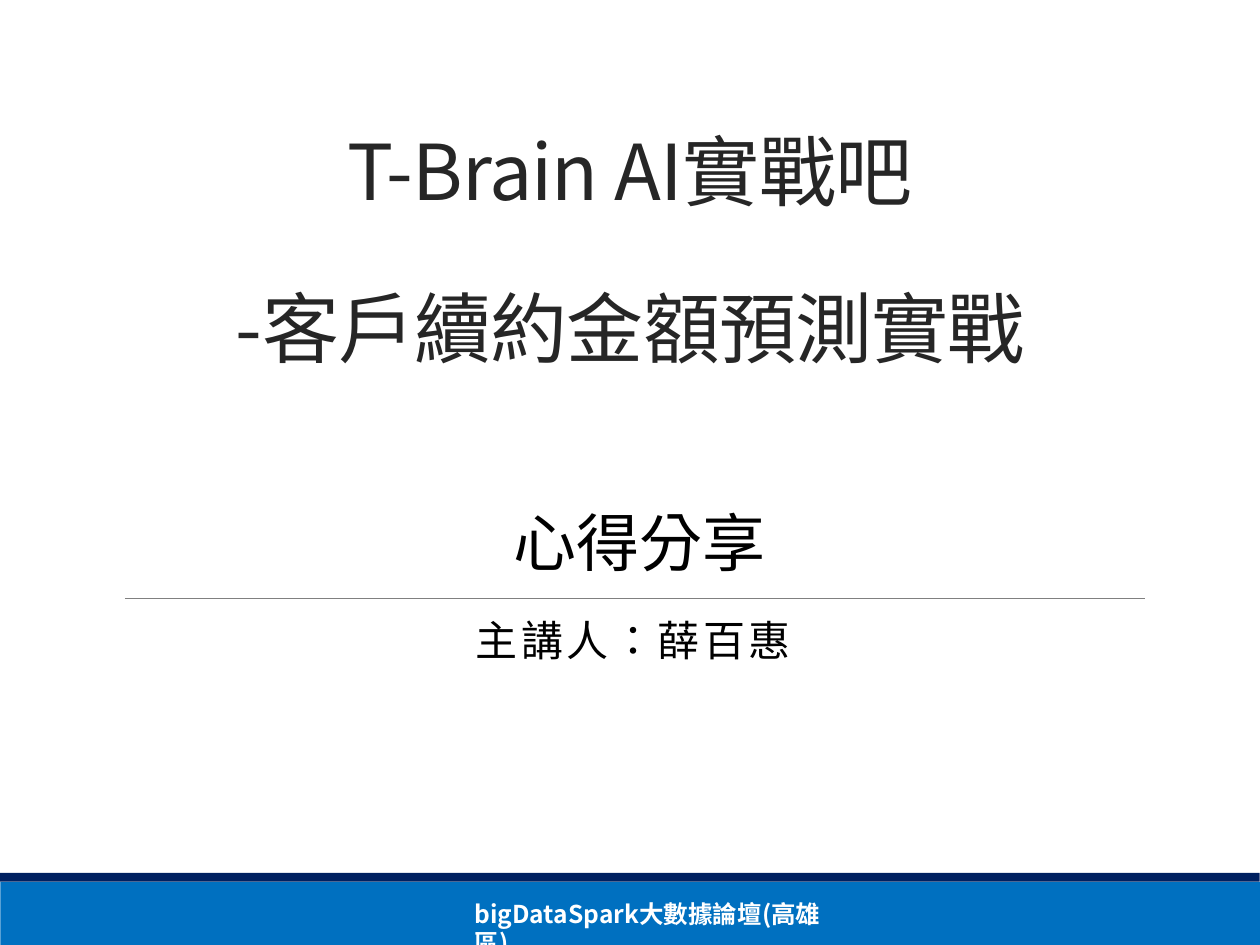
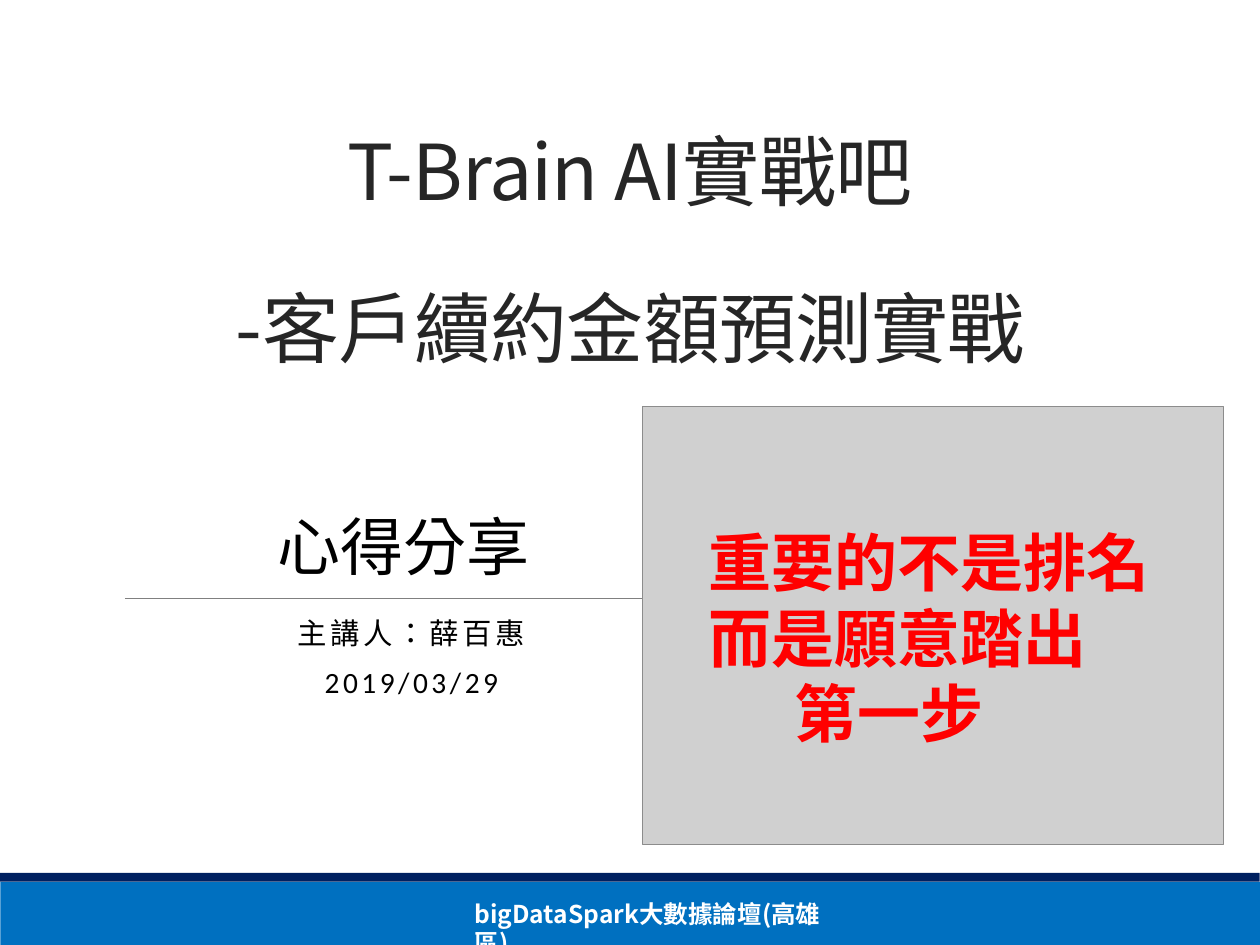
Before and after one commit to paihui/python, a slide deck: slide 1 of T-brain心得分享_20190329.pptx. Drawn at 1260x945 pixels with LibreOffice and Linux fonts; fonts in the diff are those of the drawing; grey boxes stand for pictures. Boxes give left, top, right and bottom in pixels: in the first picture for what was removed or moved away, otherwise in the second. Text is boxed around its words. In the diff, an @@ line names an element or a change of style, - is before the commit and + after.

```diff
--- a/T-brain心得分享_20190329.pptx
+++ b/T-brain心得分享_20190329.pptx
@@ picture added at bbox=[643, 407, 1223, 845] @@
@@ text "心得分享": place and size @@
-text "心得分享" at bbox=[513, 512, 765, 572]
+text "心得分享" at bbox=[277, 516, 529, 576]
@@ text added at bbox=[708, 532, 1149, 743], 36 pt, text #FF0000, bold @@
+重要的不是排名而是願意踏出
+第一步
@@ subtitle "主講人：薛百惠": place and size @@
-subtitle "主講人：薛百惠" at bbox=[476, 620, 791, 660]
+subtitle "主講人：薛百惠" at bbox=[298, 619, 525, 695]
@@ subtitle at bbox=[298, 619, 525, 647]: size 24 to 16.8 pt in "主講人：薛百惠"; line spacing 0.9 to 0.7 @@
@@ subtitle at bbox=[325, 672, 498, 695]: paragraph added @@
+2019/03/29
```
Also in this commit, not shown: 6 other slides changed, 1 slide added, 1 slide removed.
